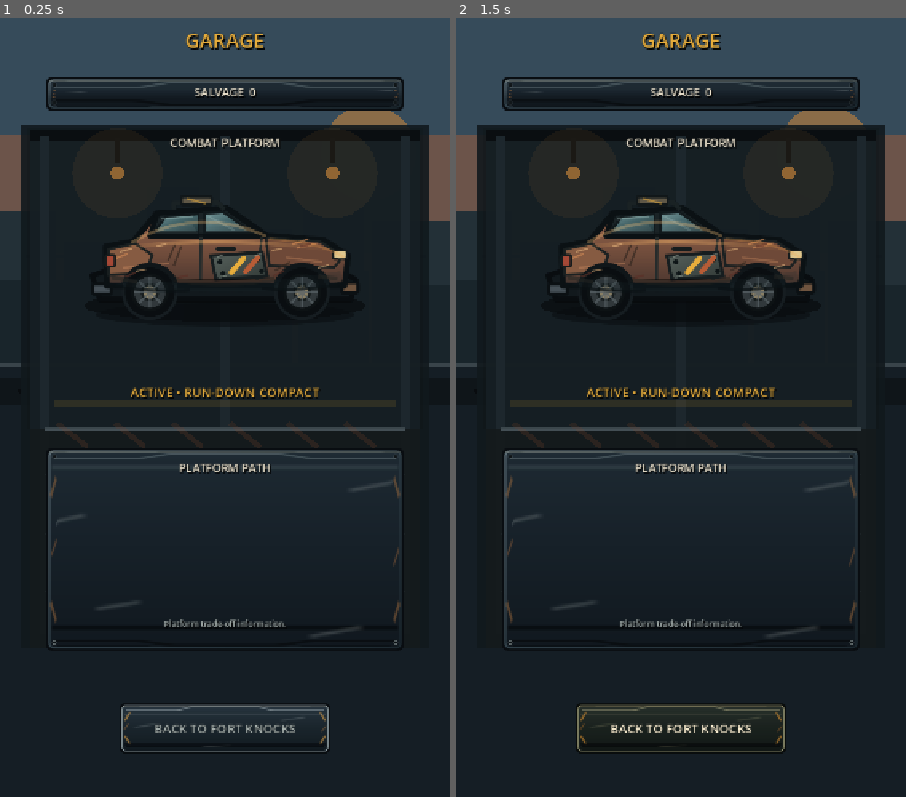
Above: before the commit, frames 1-2 (left to right).
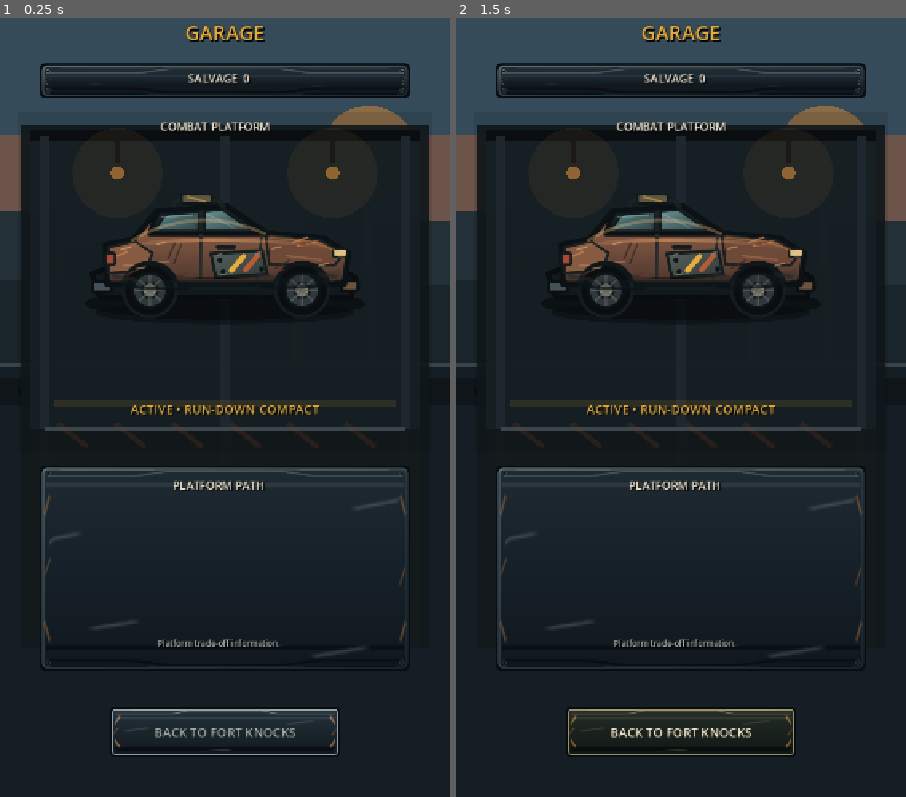
Above: after the commit, the same moments.

Repository: phantompixel-developer/FortKnocks
Game: Godot game, scene res://game/progression/garage_screen.tscn
Same seed, same stepped clock (60 frames per second), same inputs: the game is played once before the commit and once after it. This scene is started directly instead of the project's main scene.
Inputs (mouse positions are in pixels of both pictures, inside the frame that each line leads up to):
- Up to frame 1 (0.25 s): no input
- Up to frame 2 (1.5 s): tap Enter at 0.5 s; move the mouse to (780, 360) at 0.52 s; click (780, 360) at 0.67 s; click "BACK TO FORT KNOCKS" at 1.25 s

The runs differ from the first frame. In frame 1, 10% of the frame differs, in the area x 8-92%, y 1-95%; in frame 2, 10%.

Commit message:
ui: recompose garage around larger vehicle showcase

Diff:
--- a/game/progression/garage_screen.tscn
+++ b/game/progression/garage_screen.tscn
@@ -29,19 +29,19 @@
 [node name="Title" type="Label" parent="."]
 layout_mode = 0
 offset_left = 60.0
-offset_top = 46.0
+offset_top = 34.0
 offset_right = 660.0
-offset_bottom = 96.0
+offset_bottom = 82.0
 theme_override_font_sizes/font_size = 32
 text = "GARAGE"
 horizontal_alignment = 1
 
 [node name="TopBar" type="ColorRect" parent="."]
 layout_mode = 0
-offset_left = 72.0
-offset_top = 126.0
-offset_right = 648.0
-offset_bottom = 184.0
+offset_left = 62.0
+offset_top = 104.0
+offset_right = 658.0
+offset_bottom = 164.0
 color = Color(0.08, 0.095, 0.087, 0.92)
 
 [node name="SalvageLabel" type="Label" parent="TopBar"]
@@ -56,10 +56,10 @@
 
 [node name="CurrentCard" type="ColorRect" parent="."]
 layout_mode = 0
-offset_left = 44.0
-offset_top = 210.0
-offset_right = 676.0
-offset_bottom = 690.0
+offset_left = 28.0
+offset_top = 184.0
+offset_right = 692.0
+offset_bottom = 726.0
 color = Color(0.02, 0.025, 0.023, 0.12)
 
 [node name="Header" type="Label" parent="CurrentCard"]
@@ -74,19 +74,19 @@
 
 [node name="PlatformShowcase" type="Control" parent="CurrentCard"]
 layout_mode = 0
-offset_left = 12.0
-offset_top = 34.0
-offset_right = 620.0
-offset_bottom = 390.0
+offset_left = 6.0
+offset_top = 30.0
+offset_right = 658.0
+offset_bottom = 442.0
 mouse_filter = 2
 script = ExtResource("3_showcase")
 
 [node name="CurrentLabel" type="Label" parent="CurrentCard"]
 layout_mode = 0
 offset_left = 28.0
-offset_top = 398.0
-offset_right = 604.0
-offset_bottom = 446.0
+offset_top = 448.0
+offset_right = 636.0
+offset_bottom = 502.0
 theme_override_font_sizes/font_size = 20
 text = "ACTIVE • RUN-DOWN COMPACT"
 horizontal_alignment = 1
@@ -95,20 +95,20 @@
 [node name="NoticeLabel" type="Label" parent="."]
 visible = false
 layout_mode = 0
-offset_left = 72.0
-offset_top = 210.0
-offset_right = 648.0
-offset_bottom = 250.0
+offset_left = 100.0
+offset_top = 166.0
+offset_right = 620.0
+offset_bottom = 190.0
 theme_override_font_sizes/font_size = 16
 text = "PLATFORM ACQUIRED"
 horizontal_alignment = 1
 
 [node name="ProgressionCard" type="ColorRect" parent="."]
 layout_mode = 0
-offset_left = 72.0
-offset_top = 720.0
-offset_right = 648.0
-offset_bottom = 1048.0
+offset_left = 62.0
+offset_top = 748.0
+offset_right = 658.0
+offset_bottom = 1080.0
 color = Color(0.10, 0.115, 0.105, 0.9)
 
 [node name="Title" type="Label" parent="ProgressionCard"]
@@ -123,20 +123,20 @@
 
 [node name="PlatformList" type="GridContainer" parent="ProgressionCard"]
 layout_mode = 0
-offset_left = 24.0
+offset_left = 20.0
 offset_top = 58.0
-offset_right = 552.0
-offset_bottom = 246.0
+offset_right = 556.0
+offset_bottom = 248.0
 columns = 2
 theme_override_constants/h_separation = 8
 theme_override_constants/v_separation = 8
 
 [node name="DetailLabel" type="Label" parent="ProgressionCard"]
 layout_mode = 0
-offset_left = 30.0
-offset_top = 254.0
-offset_right = 546.0
-offset_bottom = 312.0
+offset_left = 26.0
+offset_top = 256.0
+offset_right = 550.0
+offset_bottom = 316.0
 theme_override_font_sizes/font_size = 13
 text = "Platform trade-off information."
 horizontal_alignment = 1
@@ -145,9 +145,9 @@
 
 [node name="BackButton" type="Button" parent="."]
 layout_mode = 0
-offset_left = 190.0
-offset_top = 1128.0
-offset_right = 530.0
-offset_bottom = 1212.0
+offset_left = 174.0
+offset_top = 1134.0
+offset_right = 546.0
+offset_bottom = 1218.0
 theme_override_font_sizes/font_size = 20
 text = "BACK TO FORT KNOCKS"
